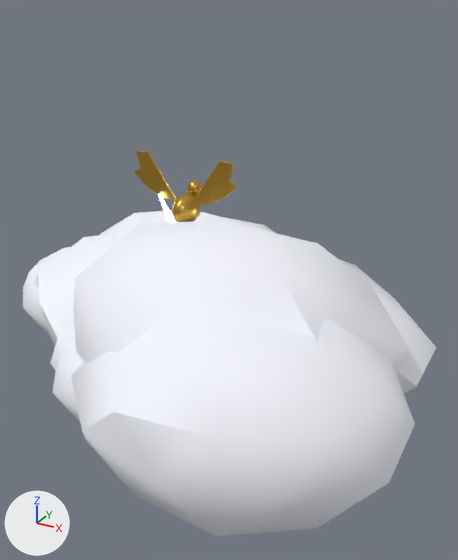
The glTF model ostatni-legion/maps/modele/Olimp.glb, before and after one commit.
Rendered twice from a 50 mm lens placed at (19.0, -29.6, 19.8), pointed at (2.4, 0.7, 4.6). Every picture has the same lights, and +X, +Y and +Z are marked at lower left. The first picture is the older version. Where no turn or scale is listed for an object, it has been applied to the vertices.

The first picture shows 'chmura__cloud', 'chmura_duza__cloud', 'orzel_zeusa__gold' and 1 more.
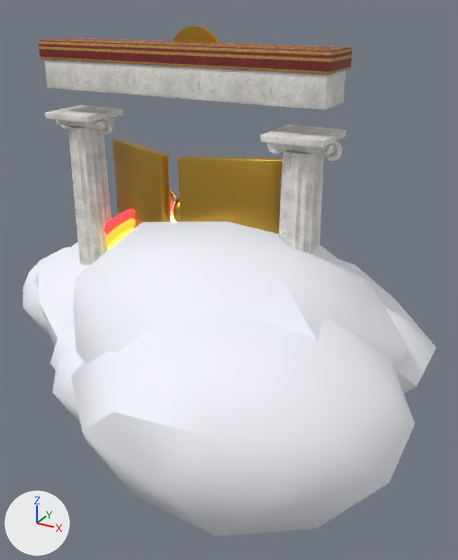
Where the change shows, as pixel boxes (x1, y1, x2, y2) in the pictures (458 x 560 px):
'zlote_wrota_olimpu__marble', added
    after: (45, 59, 346, 266)
'zlote_wrota_olimpu__gold', added (orange)
    after: (113, 26, 283, 234)
'zlote_wrota_olimpu__meander_gold', added
    after: (38, 38, 352, 74)
'luk_teczy__glow_rainbow0', added
    after: (104, 201, 174, 235)
'luk_teczy__glow_rainbow1', added
    after: (105, 211, 175, 246)
'luk_teczy__glow_rainbow2', added (mostly hidden)
    after: (107, 221, 177, 251)
'orzel_zeusa__gold', unchanged, covered by the edit
    before: (134, 151, 238, 222)
    after: (170, 188, 180, 222)

What changed in the scene script:
```text
Add mat_t_meander_gold:
    mat_t_meander_gold = bpy.data.materials.new('T_meander_gold')
    # uses the picture img_meander_gold_col
    # uses the picture img_meander_gold_nrm
Add ob_zlote_wrota_olimpu__meander_gold:
    ob_zlote_wrota_olimpu__meander_gold = bpy.data.objects.new('zlote_wrota_olimpu__meander_gold', me_zlote_wrota_olimpu__t_meander_gold)  # 56 vertices, 108 faces; spans x -8.7..8.7, y -1.4..1.4, z 16.8..17.8
    ob_zlote_wrota_olimpu__meander_gold.location = (0.0, 0.0, 0.0)
Add ob_zlote_wrota_olimpu__marble:
    ob_zlote_wrota_olimpu__marble = bpy.data.objects.new('zlote_wrota_olimpu__marble', me_zlote_wrota_olimpu__t_marble)  # 1660 vertices, 3348 faces; spans x -9.0..9.0, y -1.7..1.7, z 0.0..16.8
    ob_zlote_wrota_olimpu__marble.location = (0.0, 0.0, 0.0)
Add ob_zlote_wrota_olimpu__gold:
    ob_zlote_wrota_olimpu__gold = bpy.data.objects.new('zlote_wrota_olimpu__gold', me_zlote_wrota_olimpu__f_gold)  # 352 vertices, 660 faces; spans x -5.6..5.6, y -1.6..1.6, z 0.2..18.6; in mat_f_gold (orange #d7a949)
    ob_zlote_wrota_olimpu__gold.location = (0.0, 0.0, 0.0)
Add ob_luk_teczy__glow_rainbow2:
    ob_luk_teczy__glow_rainbow2 = bpy.data.objects.new('luk_teczy__glow_rainbow2', me_luk_teczy__f_glow_rainbow2)  # 480 vertices, 956 faces; spans x -8.2..8.2, y -0.3..0.3, z 0.0..8.1; in mat_f_glow_rainbow2 (yellow #f0dd44, glowing yellow #ffea49)
    ob_luk_teczy__glow_rainbow2.location = (0.0, 0.0, 0.0)
Add ob_luk_teczy__glow_rainbow1:
    ob_luk_teczy__glow_rainbow1 = bpy.data.objects.new('luk_teczy__glow_rainbow1', me_luk_teczy__f_glow_rainbow1)  # 480 vertices, 956 faces; spans x -8.7..8.7, y -0.3..0.3, z 0.0..8.7; in mat_f_glow_rainbow1 (orange #f0972e, glowing orange #ffa132)
    ob_luk_teczy__glow_rainbow1.location = (0.0, 0.0, 0.0)
Add ob_luk_teczy__glow_rainbow0:
    ob_luk_teczy__glow_rainbow0 = bpy.data.objects.new('luk_teczy__glow_rainbow0', me_luk_teczy__f_glow_rainbow0)  # 480 vertices, 956 faces; spans x -9.3..9.3, y -0.3..0.3, z 0.0..9.2; in mat_f_glow_rainbow0 (red #e73939, glowing red #ff4040)
    ob_luk_teczy__glow_rainbow0.location = (0.0, 0.0, 0.0)
```
